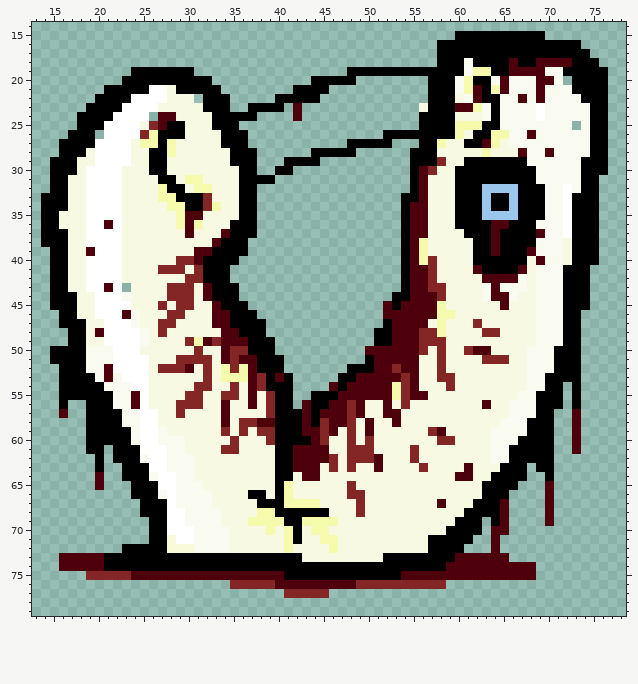
Sprite sheet -- res/images/enemies/tormented_soul/soul1_full_STEP2.png. This is how it looked before the edit.
The file is 80x80 pixels. Shown: x 13..78, y 14..79.
Now the later version:
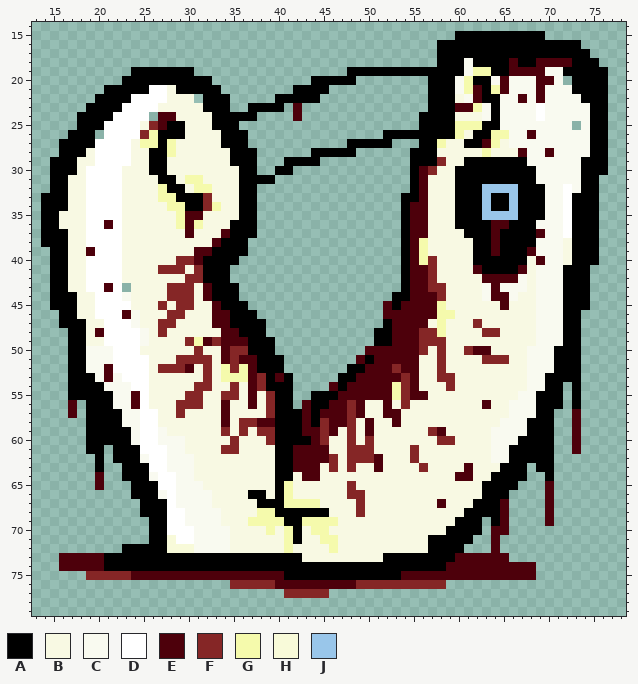
Palette (. is transparent): A #000000  B #f8f9e3  C #f9faf0  D #ffffff  E #4d000b  F #852626  G #f5faac  H #f8fad9  J #99c6ea
Edits made:
{"y":23,"x":56,"old":"B","new":"."}
{"y":50,"x":15,"old":"AA","new":".."}
{"y":51,"x":15,"old":"AA","new":".."}
{"y":51,"x":49,"old":".","new":"E"}
{"y":52,"x":16,"old":"A","new":"."}
{"y":52,"x":50,"old":"A","new":"E"}
{"y":53,"x":16,"old":"A","new":"."}
{"y":54,"x":16,"old":"A","new":"."}
{"y":55,"x":16,"old":"A","new":"."}
{"y":56,"x":16,"old":"A.","new":".E"}
{"y":57,"x":16,"old":"E.","new":".E"}
{"label":"erased","picture_box":[419,103,428,112]}
{"label":"changed","picture_box":[50,346,77,418]}
{"label":"changed","picture_box":[356,355,374,373]}
